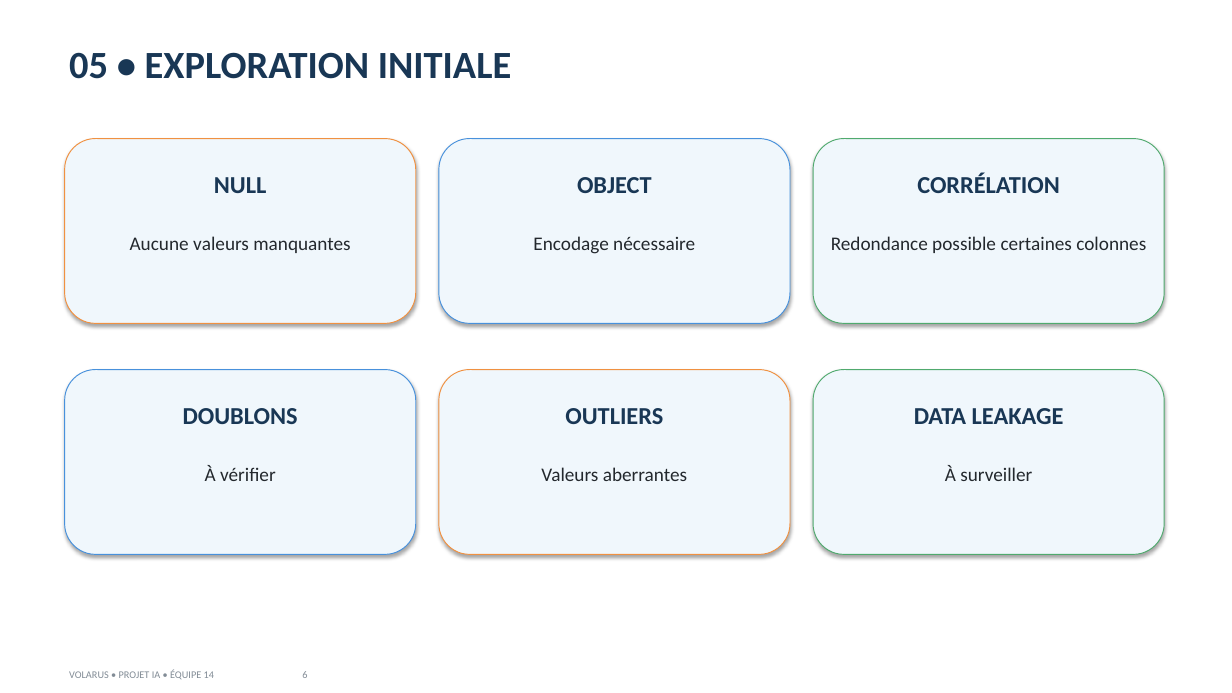
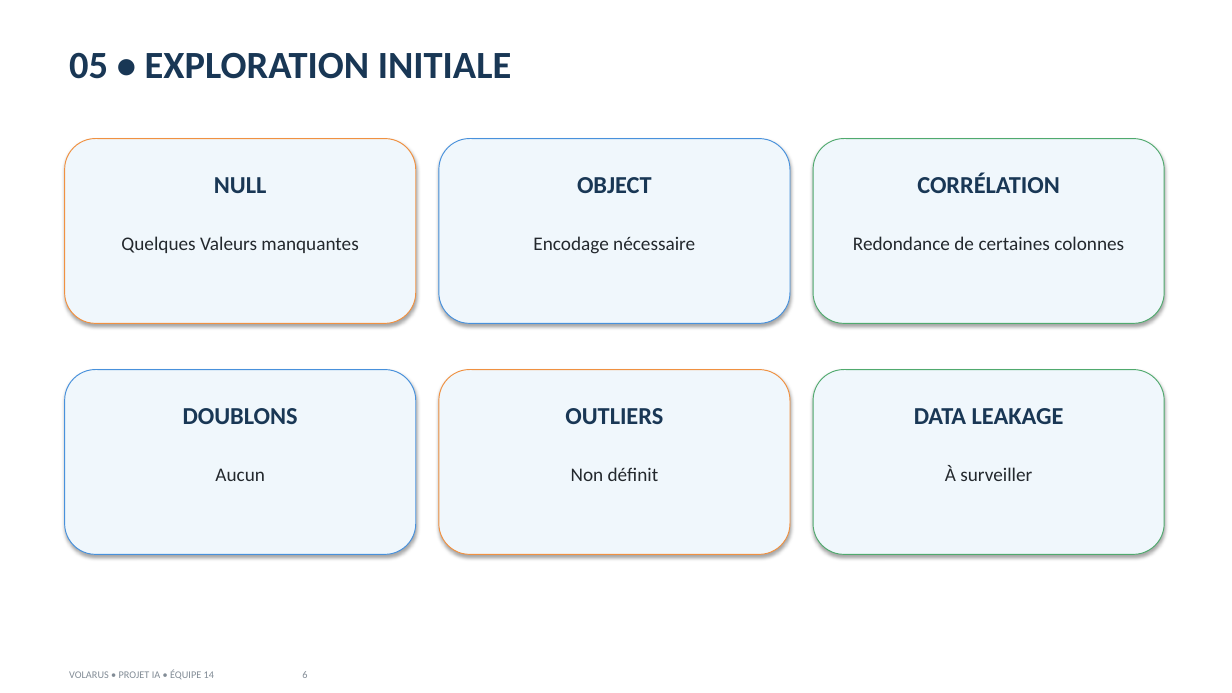
Before and after one commit to seguinx/Projet_Pr-diction_Avion-_retard, a slide deck: slide 7 of PROJET/Presentation_Volarus_Condensee_v3.pptx (slide 6 before the commit). Drawn at 1232x693 pixels with LibreOffice and Linux fonts; fonts in the diff are those of the drawing. Boxes give left, top, right and bottom in pixels: in the first picture for what was removed or moved away, otherwise in the second. Text is boxed around its words. In the diff, an @@ line names an element or a change of style, - is before the commit and + after.

```diff
--- a/PROJET/Presentation_Volarus_Condensee_v3.pptx
+++ b/PROJET/Presentation_Volarus_Condensee_v3.pptx
@@ text at [121,236,358,253]: text changed @@
-Aucune valeurs manquantes
+Quelques Valeurs manquantes
@@ text at [853,236,1124,250]: text changed @@
-Redondance possible certaines colonnes
+Redondance de certaines colonnes
@@ text at [215,468,265,481]: text changed @@
-À vérifier
+Aucun
@@ text at [571,467,659,481]: text changed @@
-Valeurs aberrantes
+Non définit
```
Also in this commit, not shown: 2 other slides changed, 2 slides added, 1 slide removed, 7 other files.
